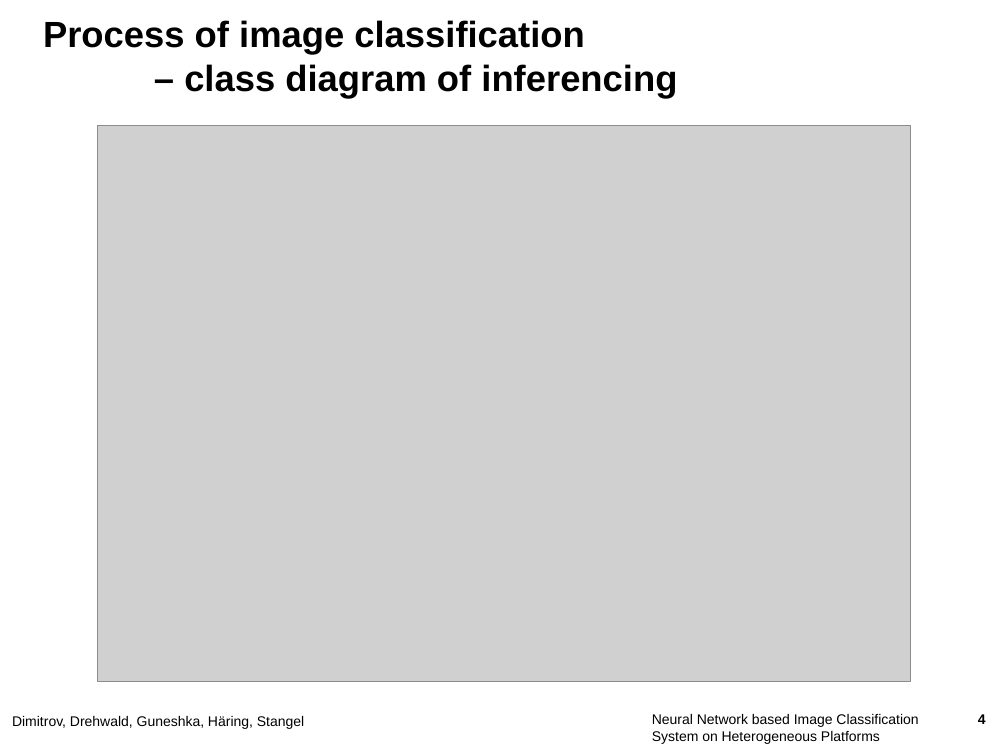
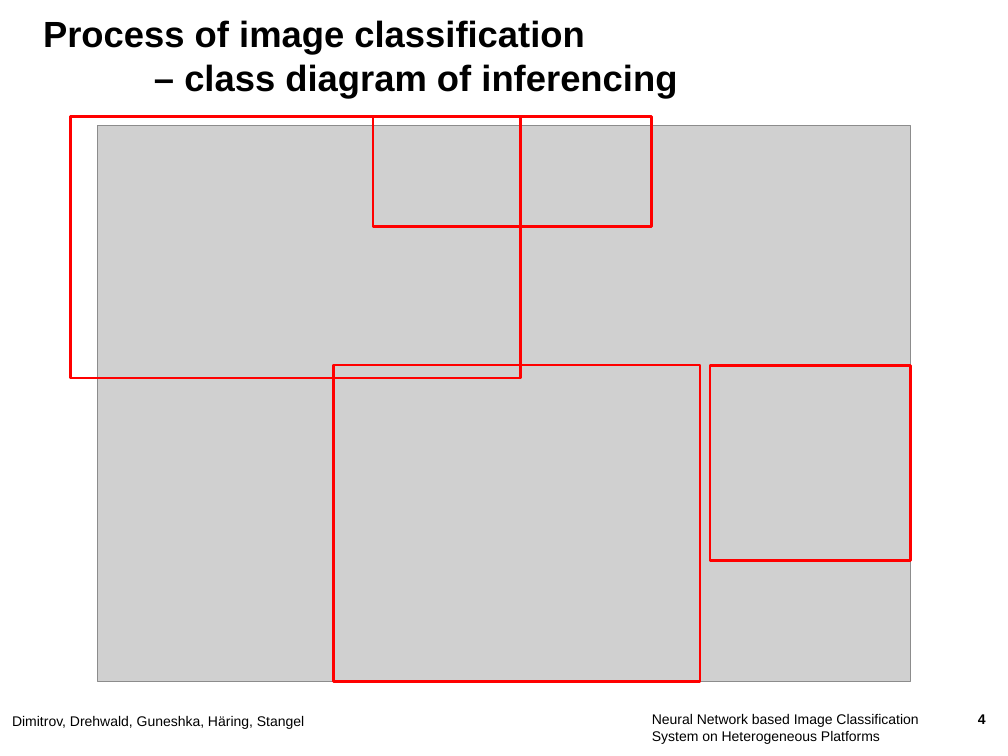
Before and after one commit to JohannesHaering/PSE, a slide deck: slide 4 of DesignPhase/colloqium_design.pptx. Drawn at 1008x756 pixels with LibreOffice and Linux fonts; fonts in the diff are those of the drawing; grey boxes stand for pictures; background and template pictures are left out. Boxes give left, top, right and bottom in pixels: in the first picture for what was removed or moved away, otherwise in the second. Text is boxed around its words. In the diff, an @@ line names an element or a change of style, - is before the commit and + after.

```diff
--- a/DesignPhase/colloqium_design.pptx
+++ b/DesignPhase/colloqium_design.pptx
@@ rectangle added at bbox=[71, 117, 521, 378], outline #FF0000 2 pt @@
@@ rectangle added at bbox=[373, 117, 652, 227], outline #FF0000 2 pt @@
@@ rectangle added at bbox=[334, 365, 700, 681], outline #FF0000 2 pt @@
@@ rectangle added at bbox=[710, 365, 910, 560], outline #FF0000 2 pt @@
```
Also in this commit, not shown: 6 other slides changed, 2 slides added, 7 other files.
